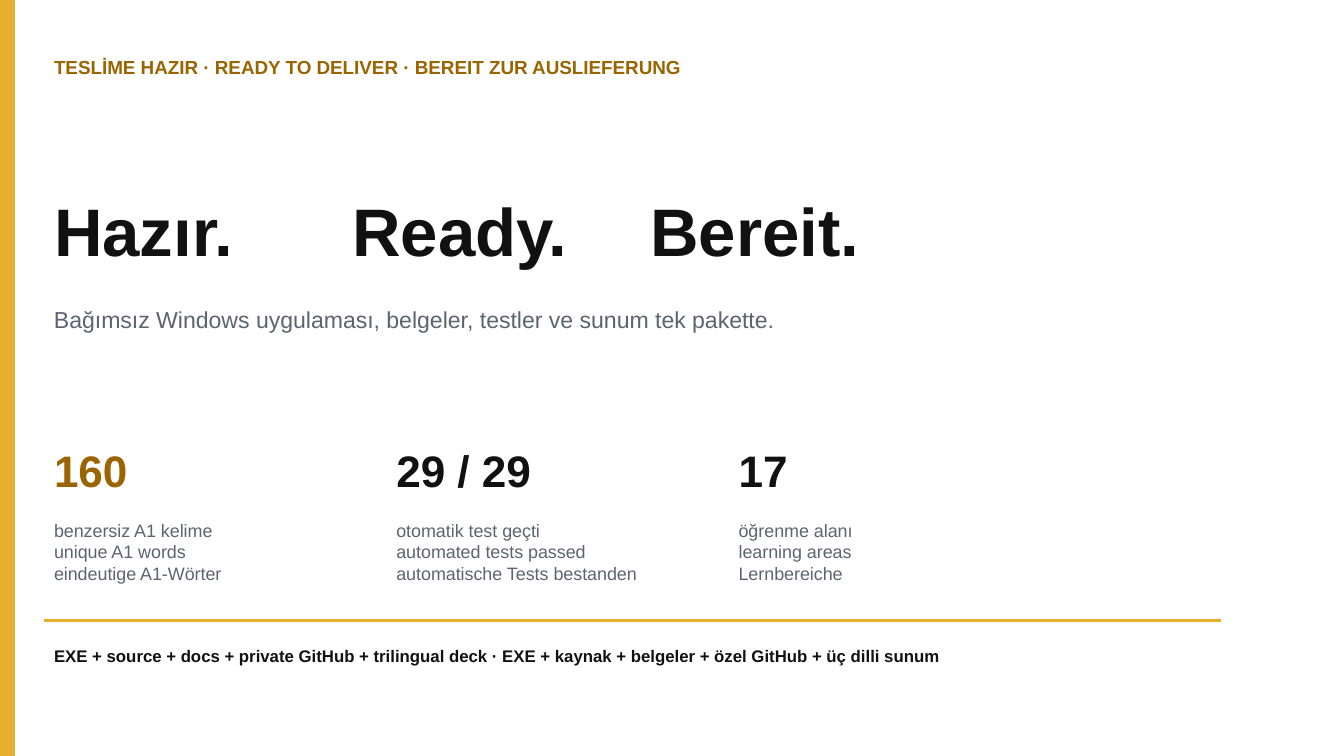
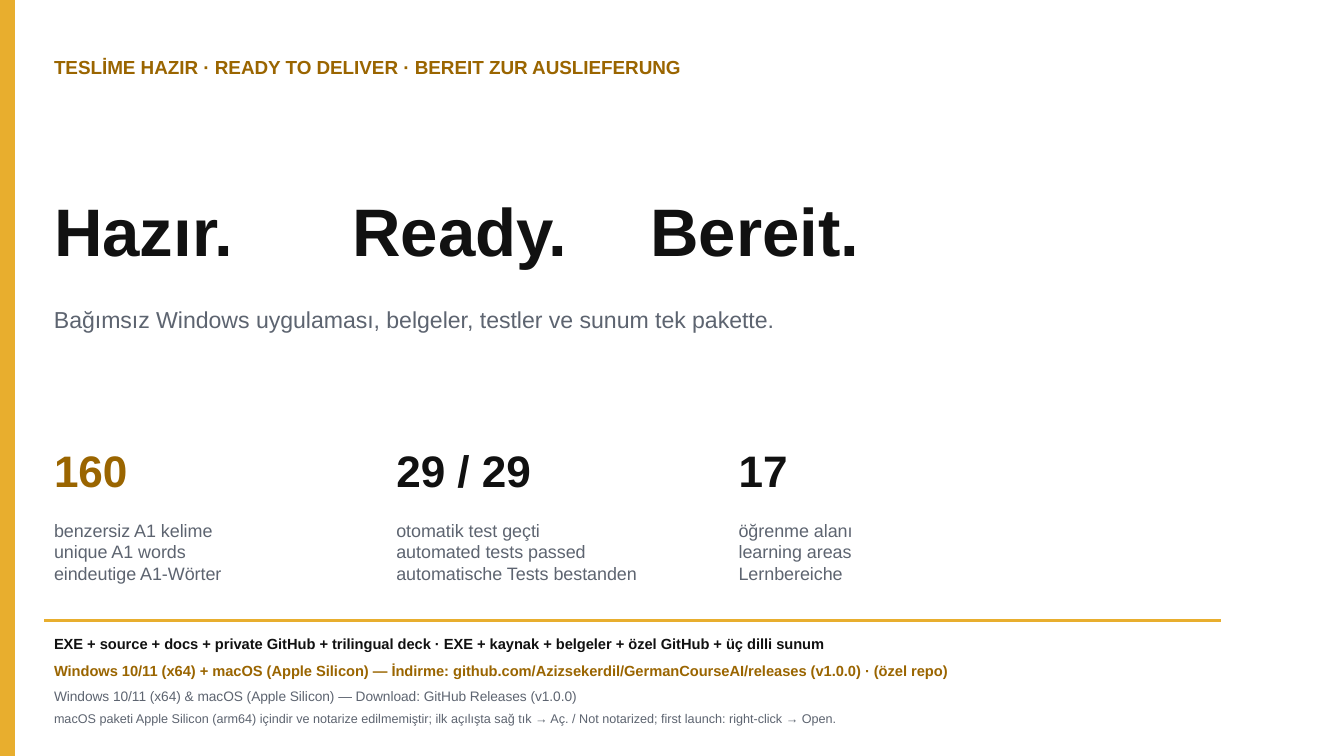
Before and after one commit to Azizsekerdil/GermanCourseAI, a slide deck: slide 6 of docs/presentation/German-Course-AI-Trilingual.pptx. Drawn at 1344x756 pixels with LibreOffice and Linux fonts; fonts in the diff are those of the drawing. Boxes give left, top, right and bottom in pixels: in the first picture for what was removed or moved away, otherwise in the second. Text is boxed around its words. In the diff, an @@ line names an element or a change of style, - is before the commit and + after.

```diff
--- a/docs/presentation/German-Course-AI-Trilingual.pptx
+++ b/docs/presentation/German-Course-AI-Trilingual.pptx
@@ text "EXE + source + docs ...": place and size @@
-text "EXE + source + docs ..." at [54,650,939,666]
+text "EXE + source + docs ..." at [54,638,824,652]
@@ text "EXE + source + docs ..." at [54,638,824,652]: size 12 to 10.5 pt @@
@@ text added at [54,665,948,679], 10.5 pt, text #9A6500, bold @@
+Windows 10/11 (x64) + macOS (Apple Silicon) — İndirme: github.com/Azizsekerdil/GermanCourseAI/releases (v1.0.0) · (özel repo)
@@ text added at [54,691,577,704], 9.8 pt, text #5D6470 @@
+Windows 10/11 (x64) & macOS (Apple Silicon) — Download: GitHub Releases (v1.0.0)
@@ text added at [54,714,836,726], 9 pt, text #5D6470 @@
+macOS paketi Apple Silicon (arm64) içindir ve notarize edilmemiştir; ilk açılışta sağ tık → Aç. / Not notarized; first launch: right-click → Open.
```
Also in this commit, not shown: 1 other slide changed, 3 other files.
